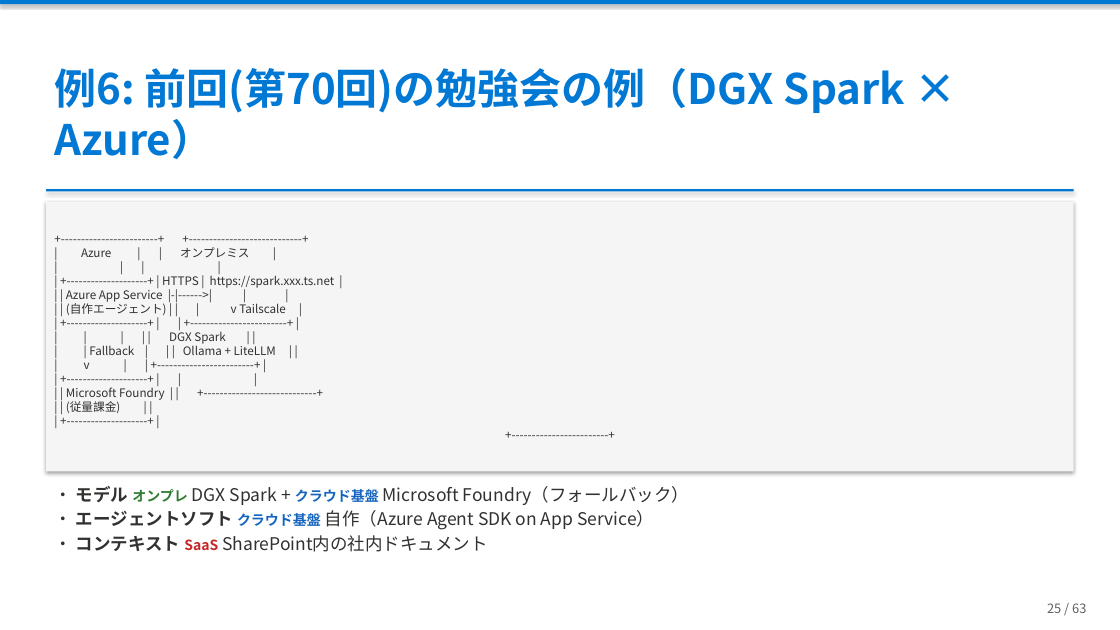
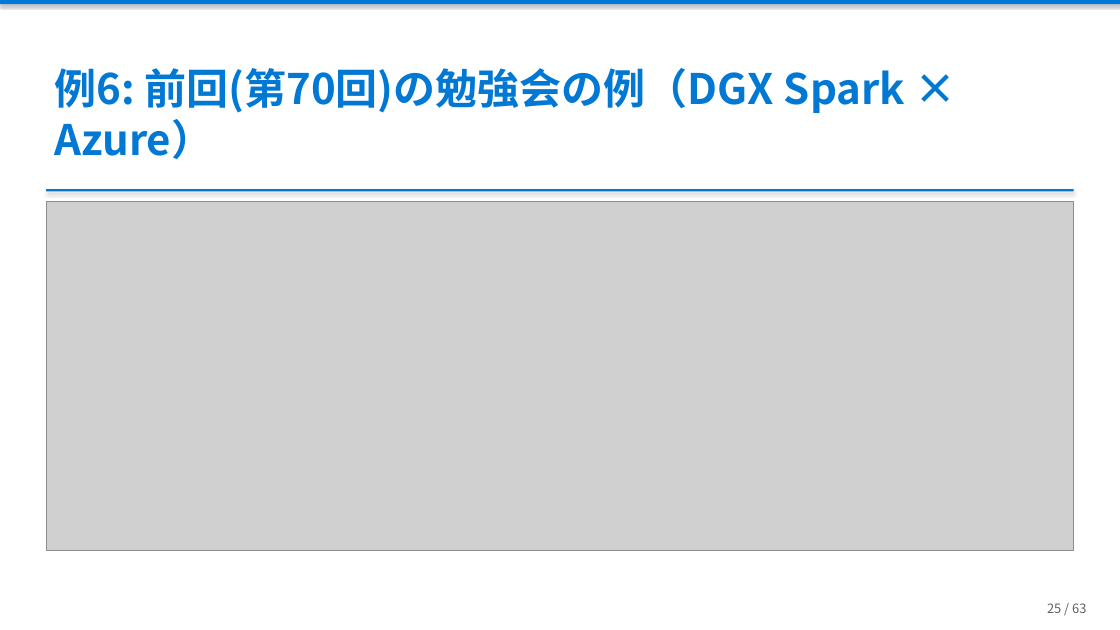
Before and after one commit to ebibibi/presentations, a slide deck: slide 25 of HCCJP_71/AI時代の「本当の」ハイブリッドクラウド — エージェントが実現した、あの頃の夢.pptx. Drawn at 1120x630 pixels with LibreOffice and Linux fonts; fonts in the diff are those of the drawing; grey boxes stand for pictures. Boxes give left, top, right and bottom in pixels: in the first picture for what was removed or moved away, otherwise in the second. Text is boxed around its words. In the diff, an @@ line names an element or a change of style, - is before the commit and + after.

```diff
--- a/HCCJP_71/AI時代の「本当の」ハイブリッドクラウド — エージェントが実現した、あの頃の夢.pptx
+++ b/HCCJP_71/AI時代の「本当の」ハイブリッドクラウド — エージェントが実現した、あの頃の夢.pptx
@@ rectangle removed at (46,202,1074,471) @@
-+------------------------+ +----------------------------+
-| Azure | | オンプレミス |
-| | | |
-| +--------------------+ | HTTPS | https://spark.xxx.ts.net |
-| | Azure App Service |-|------>| | |
-| | (自作エージェント) | | | v Tailscale |
-| +--------------------+ | | +------------------------+ |
-| | | | | DGX Spark | |
-| | Fallback | | | Ollama + LiteLLM | |
-| v | | +------------------------+ |
-| +--------------------+ | | |
-| | Microsoft Foundry | | +----------------------------+
-| | (従量課金) | |
-| +--------------------+ |
-+------------------------+
@@ picture added at (46,202,1074,550) @@
@@ text removed at (76,486,689,552) @@
-• モデル オンプレ DGX Spark + クラウド基盤 Microsoft Foundry（フォールバック）
-• エージェントソフト クラウド基盤 自作（Azure Agent SDK on App Service）
-• コンテキスト SaaS SharePoint内の社内ドキュメント
```
Also in this commit, not shown: 8 other slides changed, 1 other file.
